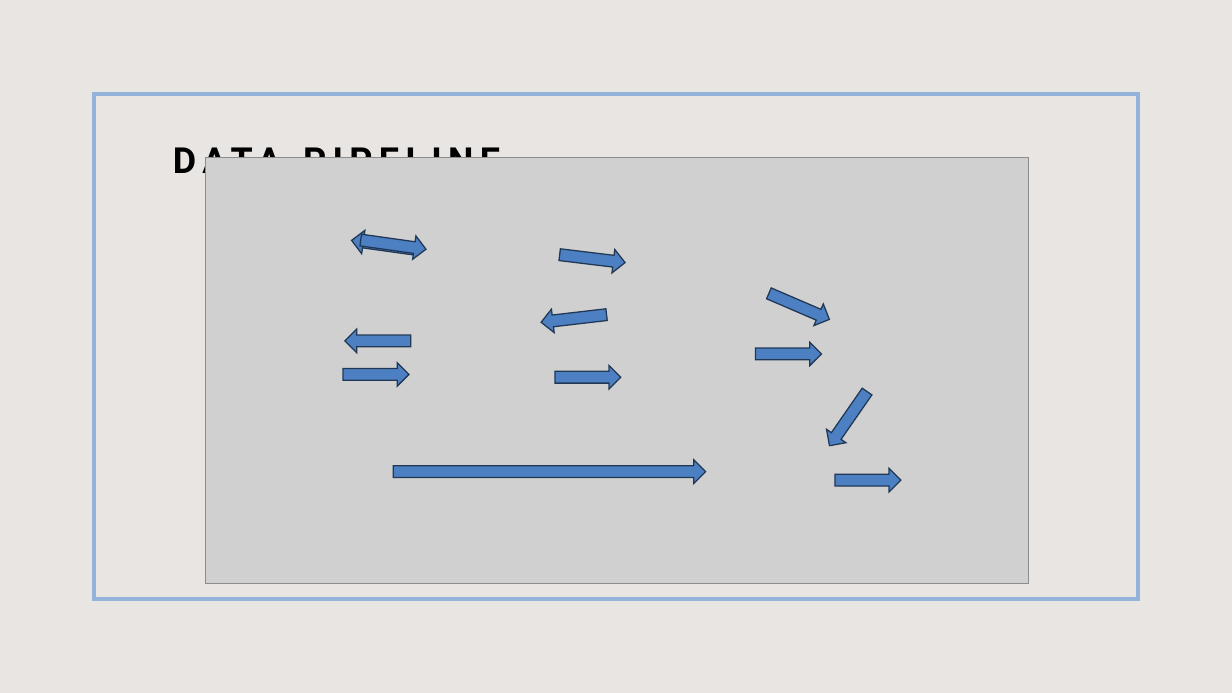
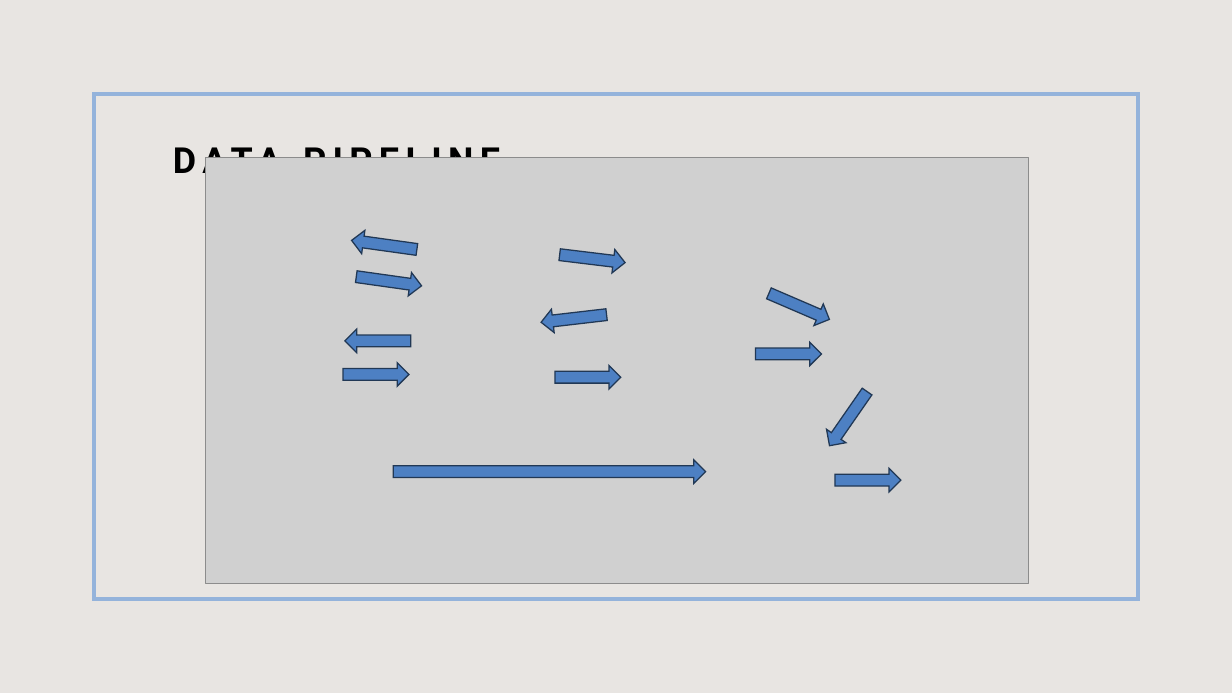
Before and after one commit to toporek3112/vienna_public-transport_weather_correlation, a slide deck: slide 3 of dsi_project.pptx. Drawn at 1232x693 pixels with LibreOffice and Linux fonts; fonts in the diff are those of the drawing; grey boxes stand for pictures. Boxes give left, top, right and bottom in pixels: in the first picture for what was removed or moved away, otherwise in the second. Text is boxed around its words. In the diff, an @@ line names an element or a change of style, - is before the commit and + after.

```diff
--- a/dsi_project.pptx
+++ b/dsi_project.pptx
@@ right arrow moved from (x1=359, y1=228, x2=427, y2=261) to (x1=354, y1=265, x2=423, y2=298) @@
```
